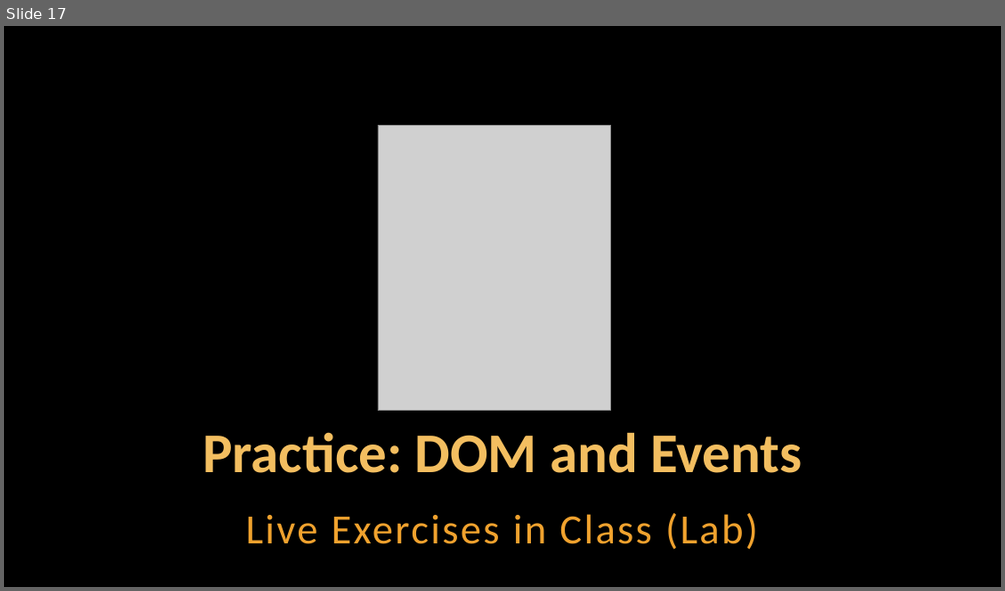
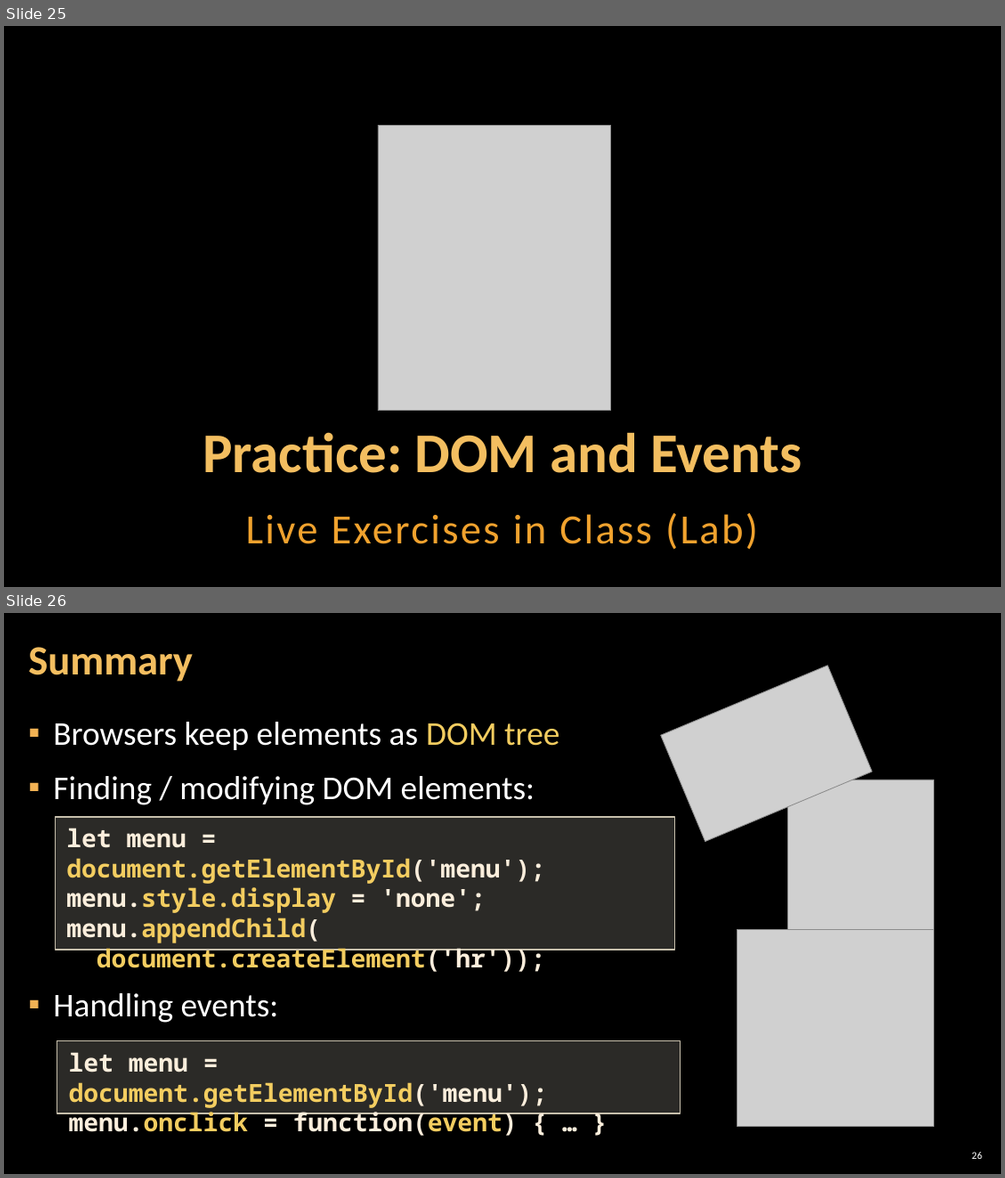
Before and after one commit to antoniaat/Front-End-Development, a slide deck: JavaScript_For_FrontEnd/02. JavaScript-for-Front-End-Introduction-to-DOM-and-Events/02. JavaScript-for-Front-End-Introduction-to-DOM-and-Events.pptx. Shown one above the other, each under a label of ours: slide 17 before the commit, slides 25 and 26 after it. The pictures are 1005x591 and 1005x1178 pixels, drawn with LibreOffice and Linux fonts; fonts in the diff are those of the drawing; grey boxes stand for pictures; background and template pictures are left out. Boxes give left, top, right and bottom in pixels: in the first picture for what was removed or moved away, otherwise in the second. Text is boxed around its words. In the diff, an @@ line names an element or a change of style, - is before the commit and + after.

```diff
--- a/JavaScript_For_FrontEnd/02. JavaScript-for-Front-End-Introduction-to-DOM-and-Events/02. JavaScript-for-Front-End-Introduction-to-DOM-and-Events.pptx
+++ b/JavaScript_For_FrontEnd/02. JavaScript-for-Front-End-Introduction-to-DOM-and-Events/02. JavaScript-for-Front-End-Introduction-to-DOM-and-Events.pptx
@@ slide 26 added at (4, 613, 1001, 1174), background picture (left out) @@
@@ title added at (28, 647, 193, 682), 40 pt, text #F3BE60, bold @@
+Summary
@@ picture added at (660, 666, 872, 842) @@
@@ text added at (53, 722, 559, 1022), 32 pt, text #FFFFFF @@
+▪ Browsers keep elements as DOM tree
+▪ Finding / modifying DOM elements:
+▪ Handling events:
@@ picture added at (788, 779, 933, 938) @@
@@ rectangle added at (55, 817, 675, 949), fill #D9D5C7 at 20% opacity, outline #C7BFAC 1 pt, 24 pt, text #F3CD60, bold @@
+  let menu = document.getElementById('menu');
+  menu.style.display = 'none';
+  menu.appendChild(
+  document.createElement('hr'));
@@ picture added at (736, 929, 933, 1126) @@
@@ rectangle added at (57, 1041, 680, 1114), fill #D9D5C7 at 20% opacity, outline #C7BFAC 1 pt, 24 pt, text #FBEEDC, bold @@
+  let menu = document.getElementById('menu');
+  menu.onclick = function(event) { … }
@@ page number added at (971, 1151, 982, 1159), 10 pt, text #FFFFFF @@
+26
@@ what was slide 17 is now slide 25 @@
```
Also in this commit, not shown: 3 slides changed, 8 other slides added, 1 slide removed, 12 other files.
